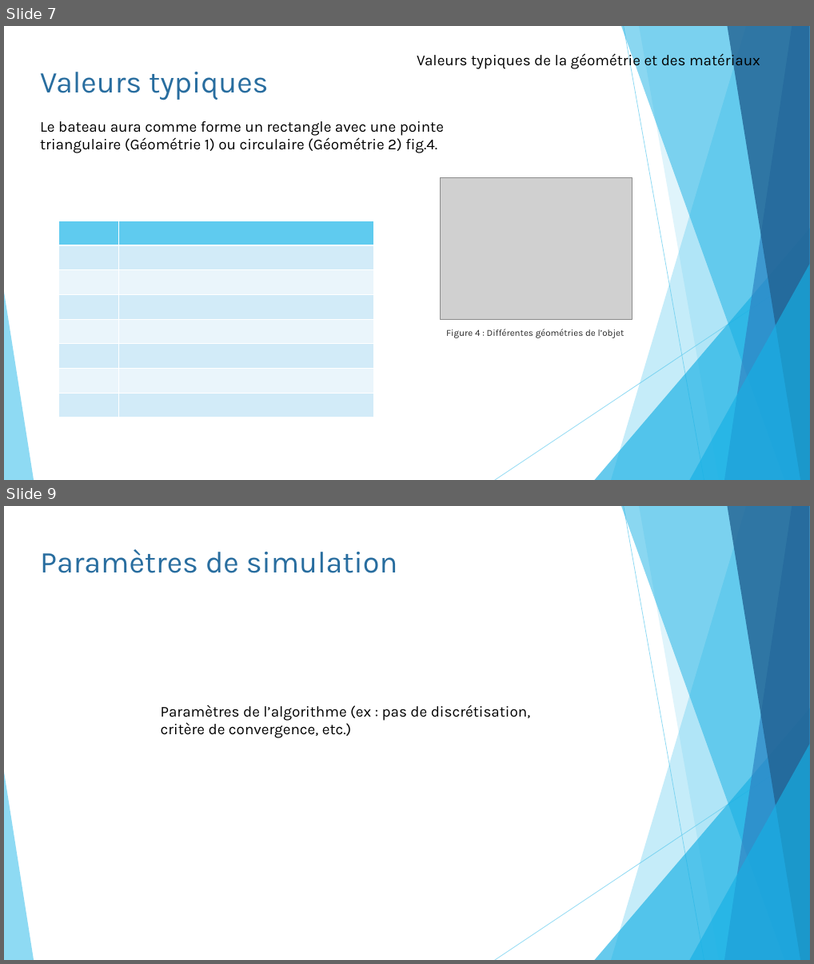
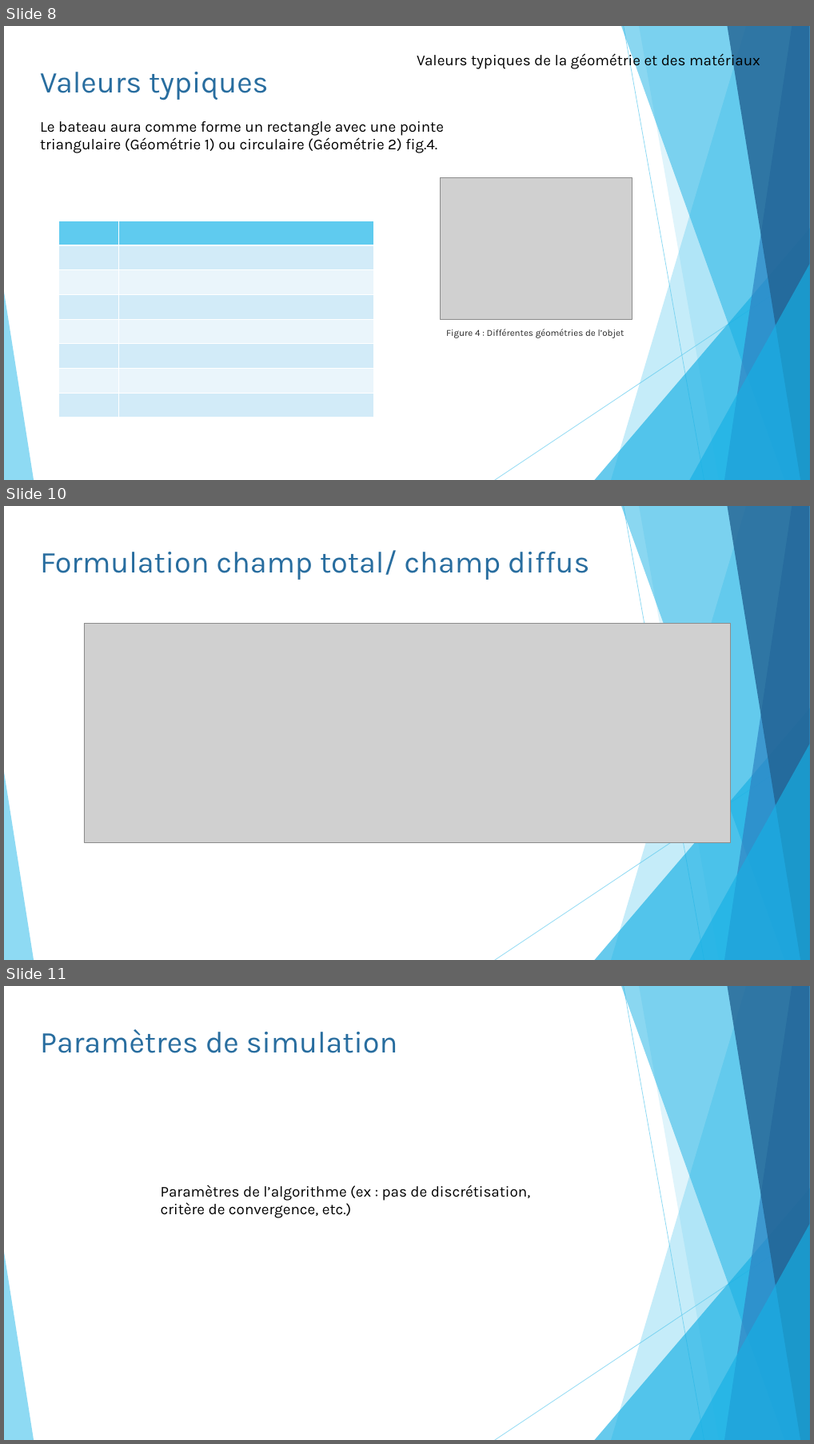
Before and after one commit to pierreluc-plt/ProjetSimulation, a slide deck: Oral/Présentation_Eq11.pptx. Shown one above the other, each under a label of ours: slides 7 and 9 before the commit, slides 8, 10 and 11 after it; the slides between them are not shown. The pictures are 814x964 and 814x1444 pixels, drawn with LibreOffice and Linux fonts; fonts in the diff are those of the drawing; grey boxes stand for pictures. Boxes give left, top, right and bottom in pixels: in the first picture for what was removed or moved away, otherwise in the second. Text is boxed around its words. In the diff, an @@ line names an element or a change of style, - is before the commit and + after.

```diff
--- a/Oral/Présentation_Eq11.pptx
+++ b/Oral/Présentation_Eq11.pptx
@@ slide 10 added at <box>4,506,810,960</box>, background #FFFFFF; not listed: 10 template elements that a slide beside it also shows @@
@@ text added at <box>40,550,590,580</box>, 36 pt, text #286D9F @@
+Formulation champ total/ champ diffus
@@ picture added at <box>84,624,730,842</box> @@
@@ what was slide 7 is now slide 8 @@
@@ what was slide 9 is now slide 11 @@
```
Also in this commit, not shown: 2 slides changed, 1 other slide added, 2 other files.
